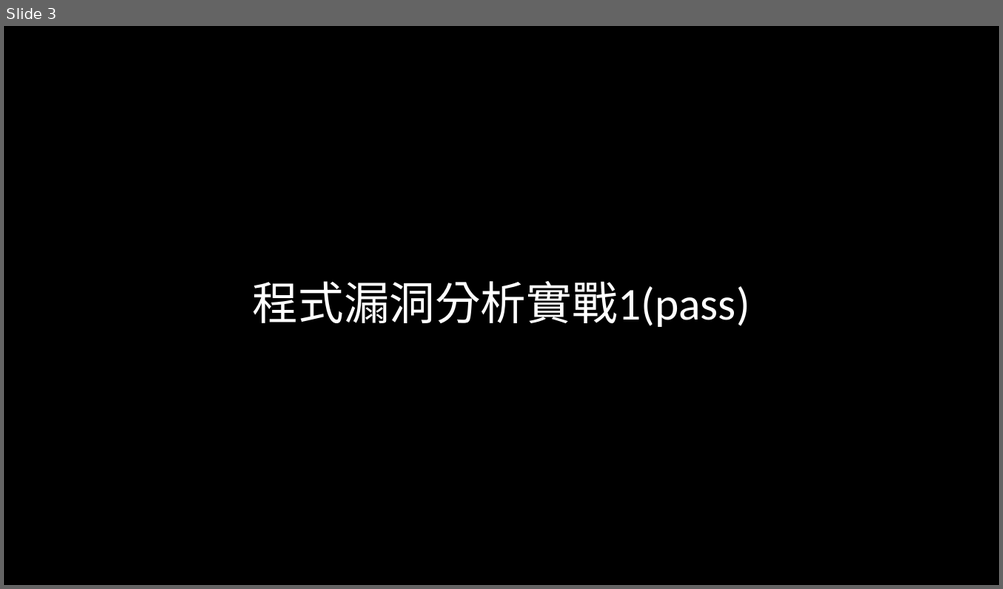
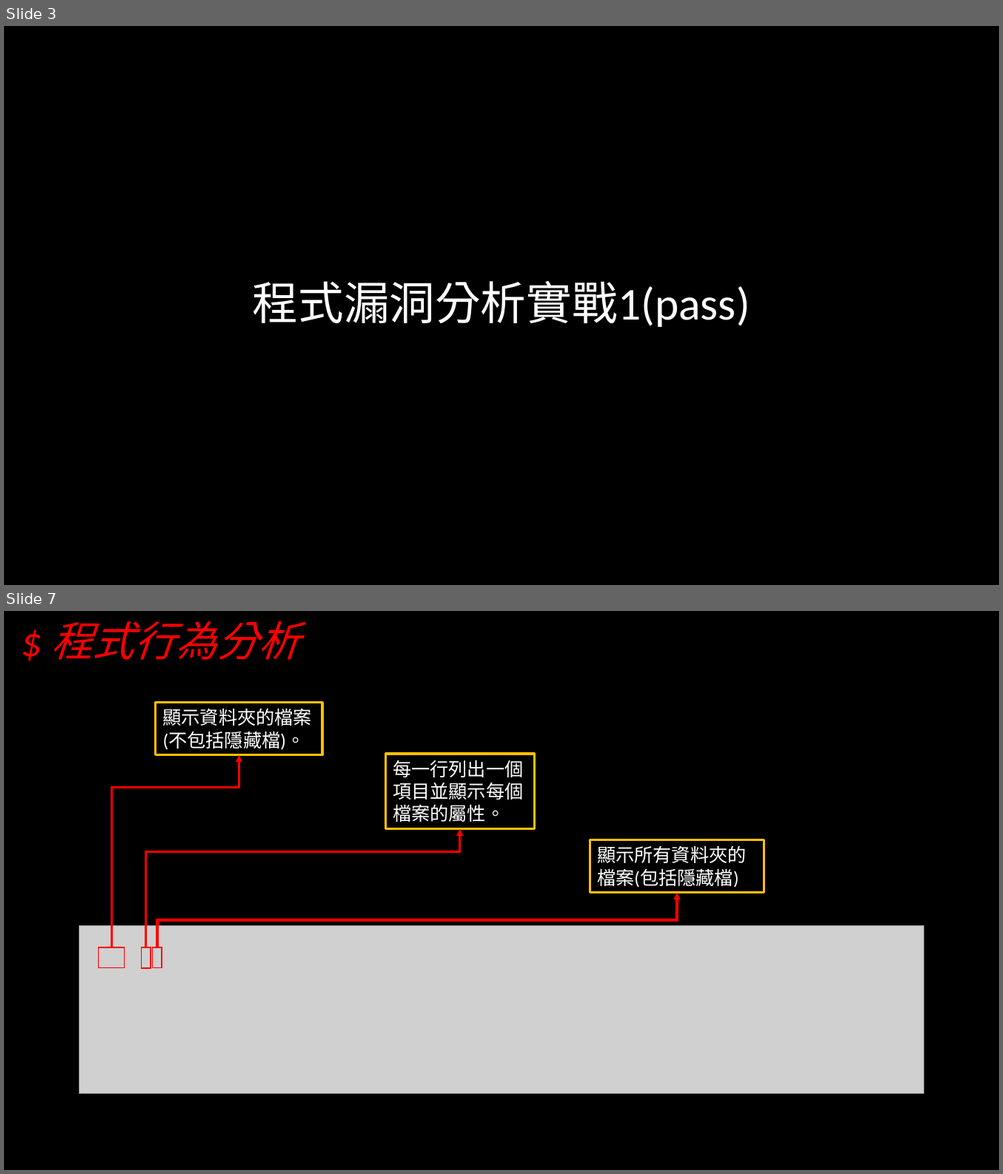
Before and after one commit to hehank/CTF_Practice, a slide deck: Pwn/報告/程式安全期末報告.pptx. Shown one above the other, each under a label of ours: slide 3 before the commit, slides 3 and 7 after it; the slides between them are not shown. The pictures are 1003x589 and 1003x1174 pixels, drawn with LibreOffice and Linux fonts; fonts in the diff are those of the drawing; grey boxes stand for pictures; background and template pictures are left out. Boxes give left, top, right and bottom in pixels: in the first picture for what was removed or moved away, otherwise in the second. Text is boxed around its words. In the diff, an @@ line names an element or a change of style, - is before the commit and + after.

```diff
--- a/Pwn/報告/程式安全期末報告.pptx
+++ b/Pwn/報告/程式安全期末報告.pptx
@@ slide 7 added at bbox=[4, 611, 999, 1170], background picture (left out) @@
@@ text added at bbox=[51, 621, 299, 660], 40 pt, text #FF0000, italic @@
+$ 程式行為分析
@@ rectangle added at bbox=[156, 703, 323, 756], outline #FFC000 2.25 pt, 18 pt, text #FFFFFF @@
+顯示資料夾的檔案(不包括隱藏檔)。
@@ elbow arrow added from (111, 948) to (239, 755), #FF0000 2.25 pt @@
@@ rectangle added at bbox=[385, 754, 534, 829], outline #FFC000 2.25 pt, 18 pt, text #FFFFFF @@
+每一行列出一個項目並顯示每個檔案的屬性。
@@ elbow arrow added from (146, 948) to (460, 829), #FF0000 2.25 pt @@
@@ rectangle added at bbox=[589, 840, 764, 893], outline #FFC000 2.25 pt, 18 pt, text #FFFFFF @@
+顯示所有資料夾的檔案(包括隱藏檔)
@@ elbow arrow added from (157, 948) to (677, 893), #FF0000 2.25 pt @@
@@ picture added at bbox=[79, 925, 924, 1094] @@
@@ rectangle added at bbox=[98, 948, 124, 968], outline #FF0000 1 pt @@
@@ rectangle added at bbox=[142, 948, 151, 968], outline #FF0000 1 pt @@
@@ rectangle added at bbox=[153, 948, 162, 968], outline #FF0000 1 pt @@
```
Also in this commit, not shown: 1 slide changed, 17 other slides added, 1 slide removed, 3 other files.
